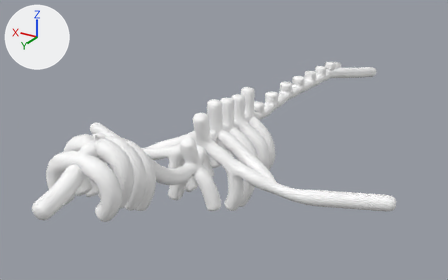
Renders of the Blender file creatures.blend from each side of a commit.
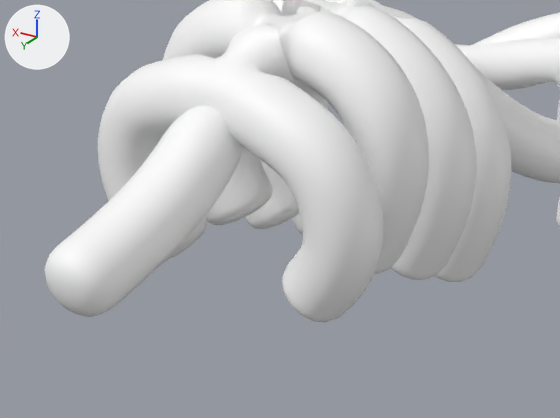
Each version appears first whole from a 50 mm lens placed at (-9.27, 14.9, 8.45), pointed at (0.79, -1.85, 0.07), and next in a close-up on the part from 4% to 38% of the width and 49% to 88% of the height. The lights are fixed; the arrows at upper left show +X, +Y and +Z. The older version's two pictures come first. The same objects are shown in both versions, whatever each file hides.

Names of what the first close-up shows: 'Skeleton'.
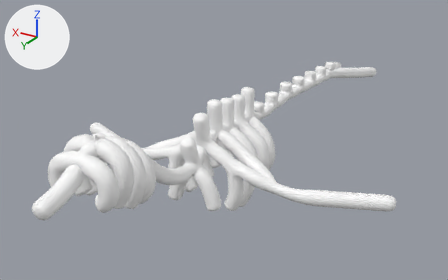
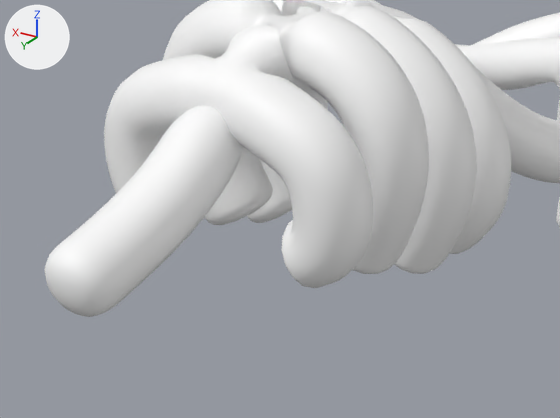
Location of each change, [x1, y1, x2, y2] in pixels of the close-ups (560 x 418 px):
'Skeleton', reshaped
    before: [44, 0, 560, 322]
    after: [44, 0, 560, 317]

Patch to the scene script:
```diff
--- a/creatures.blend.py
+++ b/creatures.blend.py
@@ me_plane @@
 me_plane.from_pydata(...)  # 72 vertices, 0 faces, 72 loose edges; spans x 0.0..5.6, y -12.6..7.1, z -1.1..2.7
 # used by ob_skeleton; location = (0.0, 0.0, 0.0)
-me_plane.vertices[59].co = (0.5, 4.4, 0.8)
-me_plane.vertices[70].co = (0.9, 5.7, 1.7)
-me_plane.vertices[71].co = (0.5, 5.7, 1.3)
+# me_plane part 1
+me_plane.vertices[59].co = (0.5, 4.4, 1.1)
+me_plane.vertices[70].co = (0.8, 5.7, 1.7)
+me_plane.vertices[71].co = (0.5, 5.7, 1.6)
 me_plane.materials.append(mat_bone)
```
